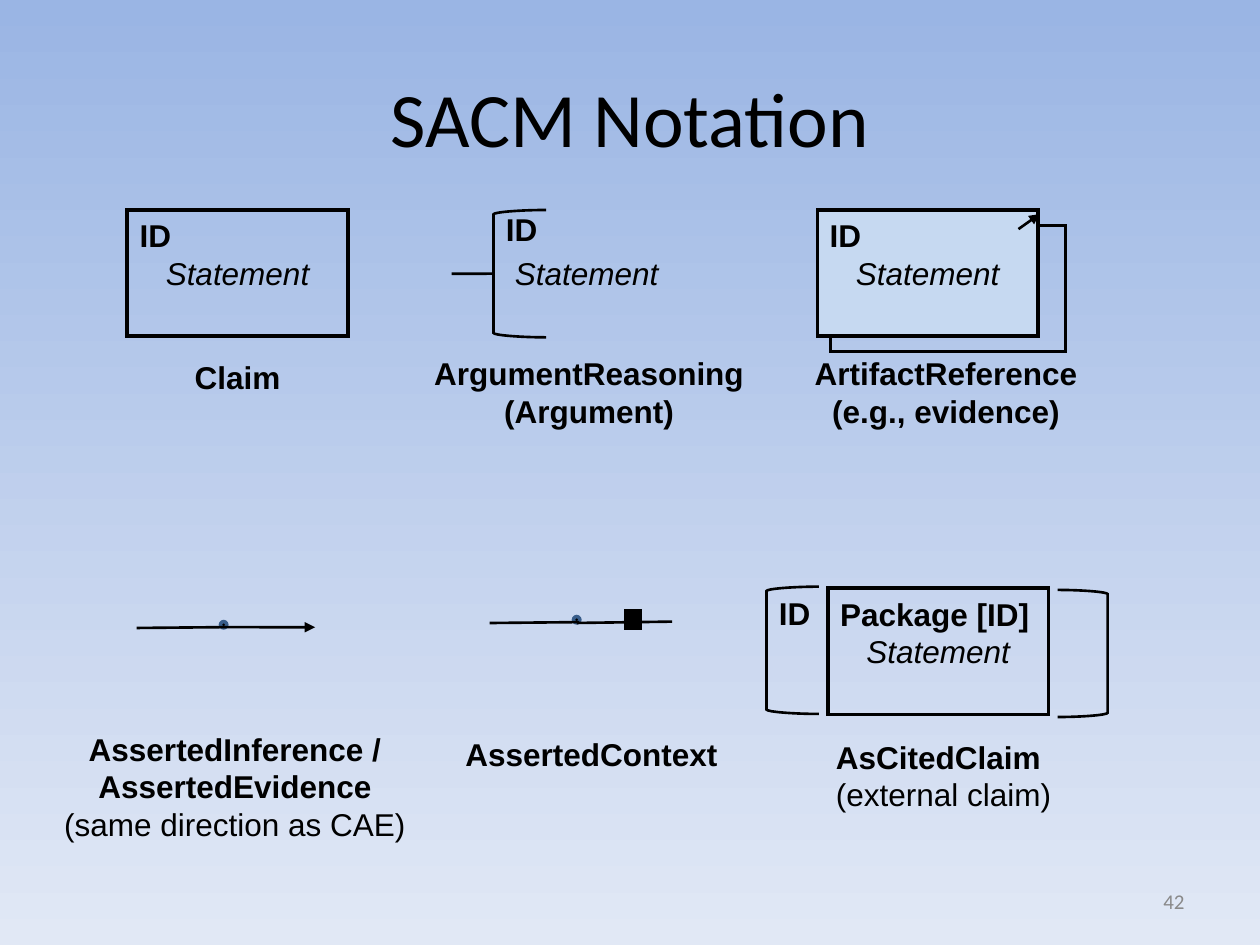
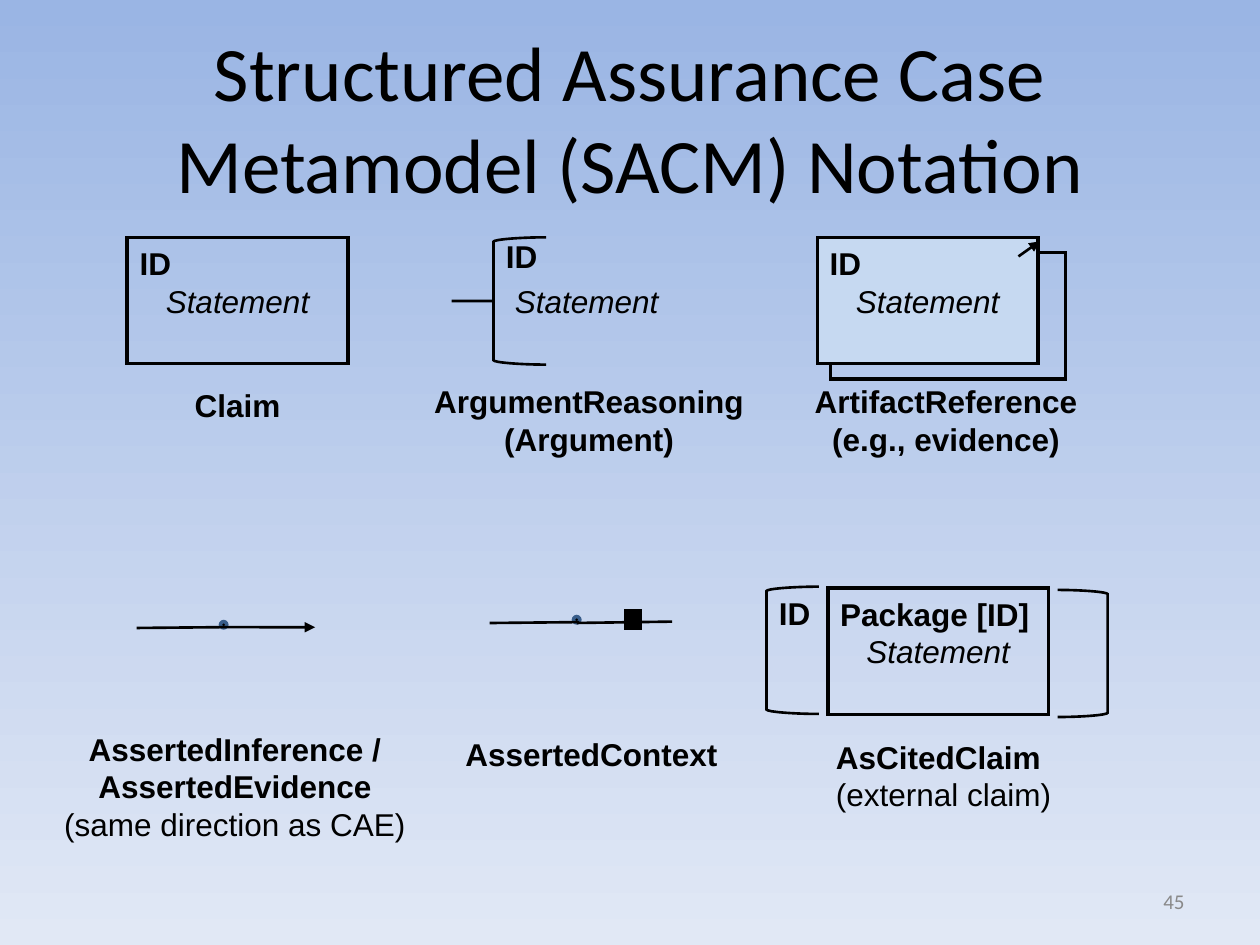
Before and after one commit to david-a-wheeler/david-a-wheeler.github.io, a slide deck: slide 45 of secure-class/presentations/Secure-Software-1-Introduction.ppt (slide 42 before the commit). Drawn at 1260x945 pixels with LibreOffice and Linux fonts; fonts in the diff are those of the drawing. Boxes give left, top, right and bottom in pixels: in the first picture for what was removed or moved away, otherwise in the second. Text is boxed around its words. In the diff, an @@ line names an element or a change of style, - is before the commit and + after.

```diff
--- a/secure-class/presentations/Secure-Software-1-Introduction.ppt
+++ b/secure-class/presentations/Secure-Software-1-Introduction.ppt
@@ title at [176, 47, 1082, 204]: text changed @@
-SACM Notation
+Structured Assurance Case Metamodel (SACM) Notation
@@ 4 texts, 3 rectangles, 1 freeform shape: place and size @@
-4 texts, 3 rectangles, 1 freeform shape at [127, 210, 1077, 429]
+4 texts, 3 rectangles, 1 freeform shape at [127, 237, 1077, 457]
@@ 1 text, 1 line, 1 arrow: place and size @@
-1 text, 1 line, 1 arrow at [451, 214, 1040, 286]
+1 text, 1 line, 1 arrow at [451, 242, 1040, 314]
@@ page number at [1163, 895, 1184, 909]: text changed @@
-42
+45
```
Also in this commit, not shown: 9 other slides changed, 3 slides added, 1 other file.
